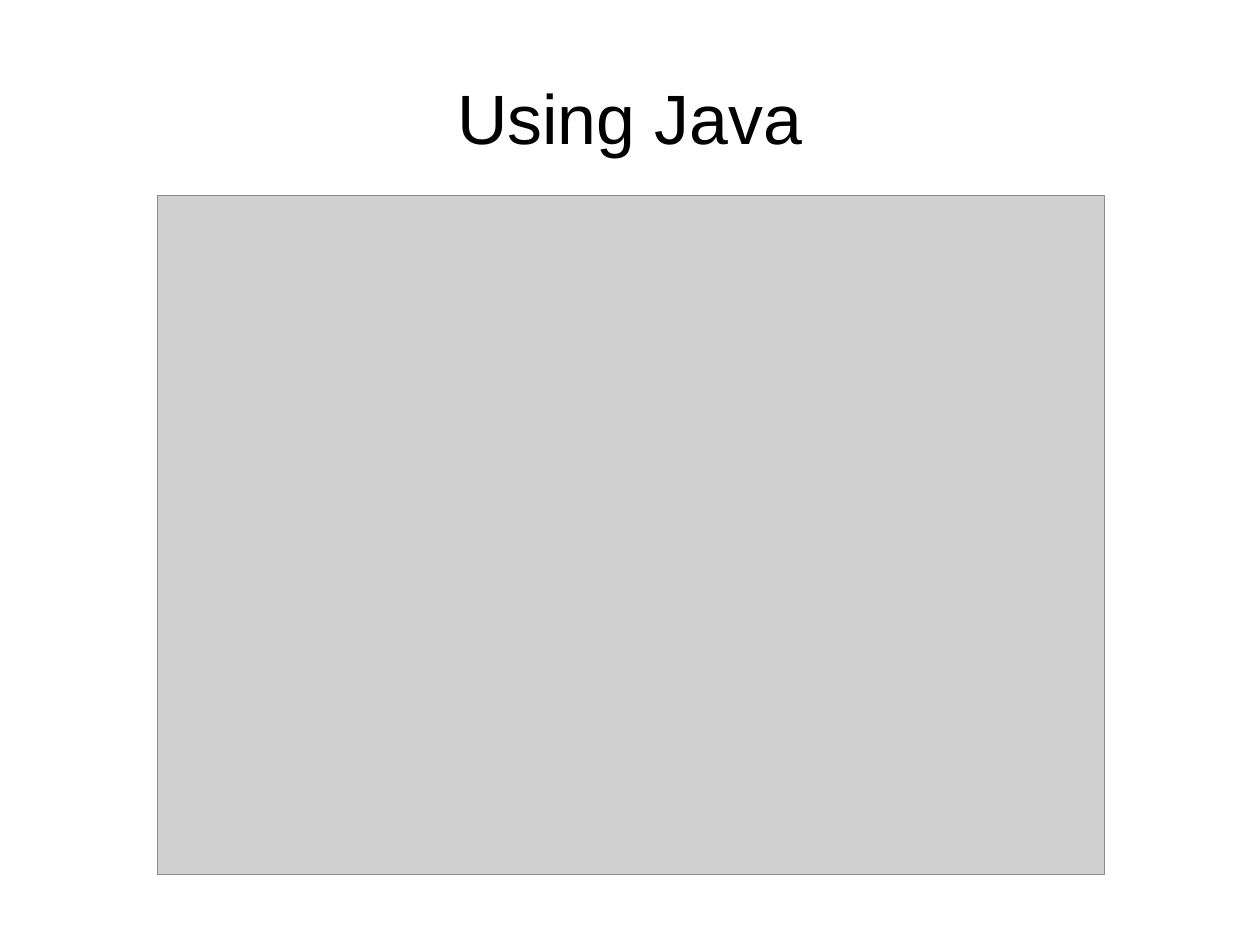
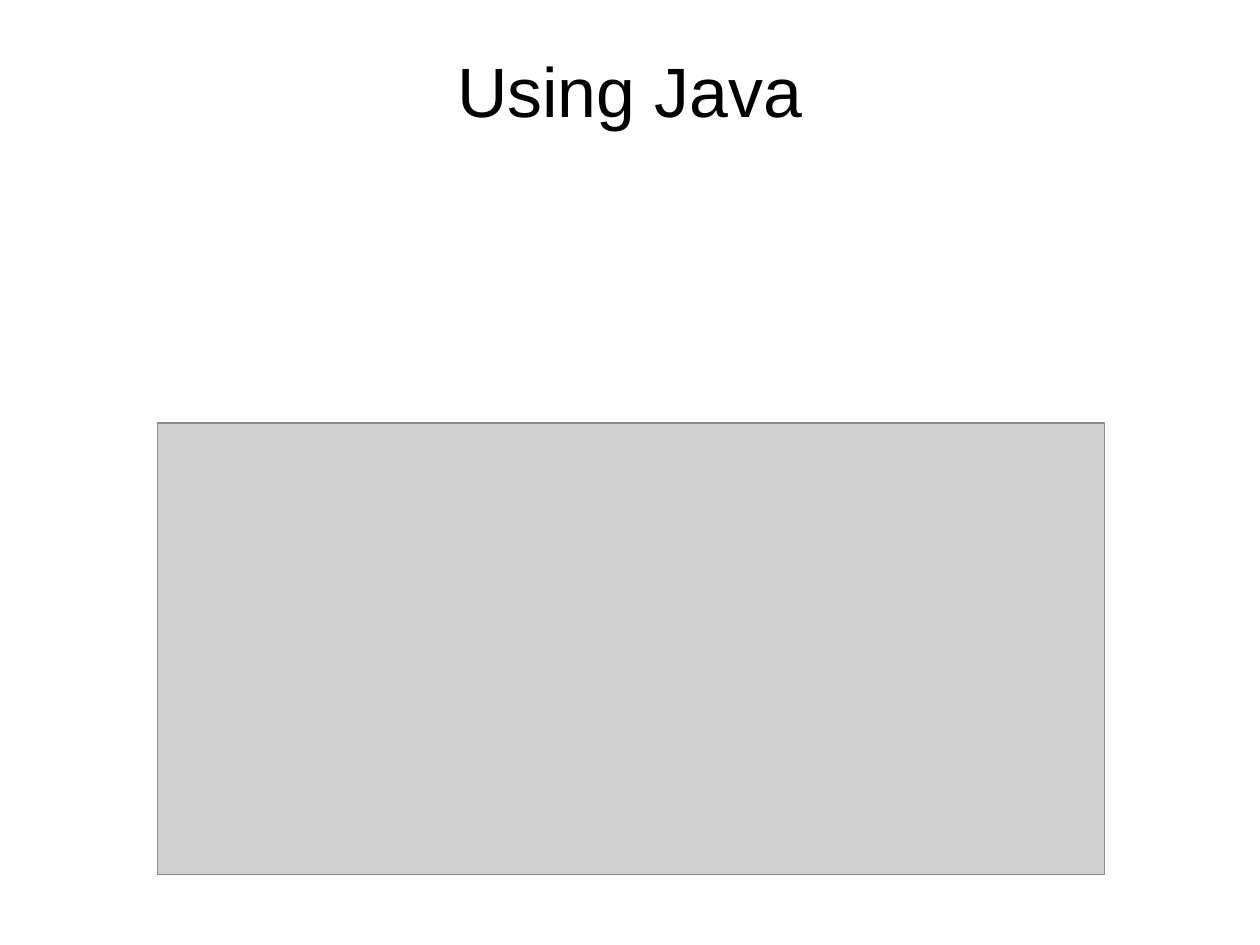
Before and after one commit to Mamun/prac, a slide deck: slide 9 of slide.odp. Drawn at 1260x945 pixels with LibreOffice and Linux fonts; fonts in the diff are those of the drawing; grey boxes stand for pictures; background and template pictures are left out. Boxes give left, top, right and bottom in pixels: in the first picture for what was removed or moved away, otherwise in the second. Text is boxed around its words. In the diff, an @@ line names an element or a change of style, - is before the commit and + after.

```diff
--- a/slide.odp
+++ b/slide.odp
@@ title "Using Java": place and size @@
-title "Using Java" at (457, 93, 802, 157)
+title "Using Java" at (457, 66, 802, 131)
@@ picture: place and size @@
-picture at (158, 196, 1106, 875)
+picture at (158, 423, 1106, 875)
```
Also in this commit, not shown: 4 other slides changed, 1 slide removed, 7 other files.
